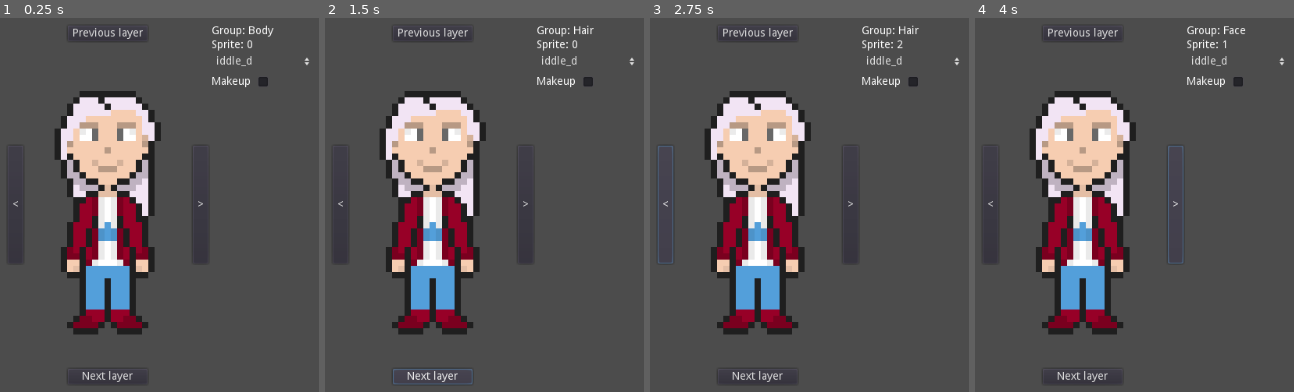
Above: before the commit, frames 1-4 (left to right).
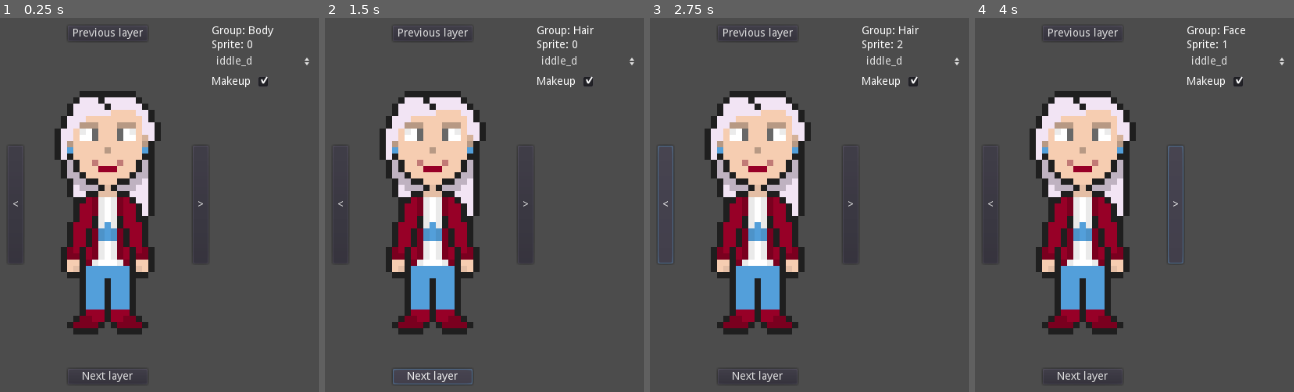
Above: after the commit, the same moments.

Repository: PKGaspi/godot-LayeredSprite
Game: Godot game, scene res://Game.tscn
Same seed, same stepped clock (60 frames per second), same inputs: the game is played once before the commit and once after it.
Inputs:
- Up to frame 1 (0.25 s): no input
- Up to frame 2 (1.5 s): click "Next layer" at 0.5 s; click "Next layer" at 1.25 s
- Up to frame 3 (2.75 s): click "<" at 2 s
- Up to frame 4 (4 s): click "Previous layer" at 2.75 s; click ">" at 3.5 s

The runs differ from the first frame. In frame 1, 0.3% of the frame differs, in the area x 21-85%, y 15-42%; in frame 2, 0.3%; in frame 3, 0.3%; in frame 4, 0.3%.
Error in both runs: Invalid get index 'HairBack' (on base: 'Dictionary'). (res://LayeredSprite.gd:154)

Commit message:
Enabled makeup by default

Diff:
--- a/Game.tscn
+++ b/Game.tscn
@@ -44,7 +44,6 @@
 playing = true
 
 [node name="Makeup" type="AnimatedSprite" parent="LayeredSprite"]
-visible = false
 frames = ExtResource( 8 )
 animation = "iddle_d"
 playing = true
@@ -248,6 +247,7 @@
 margin_left = 54.0
 margin_right = 78.0
 margin_bottom = 24.0
+pressed = true
 
 [node name="LayeredSpriteCloset" type="Node" parent="."]
 script = ExtResource( 12 )
